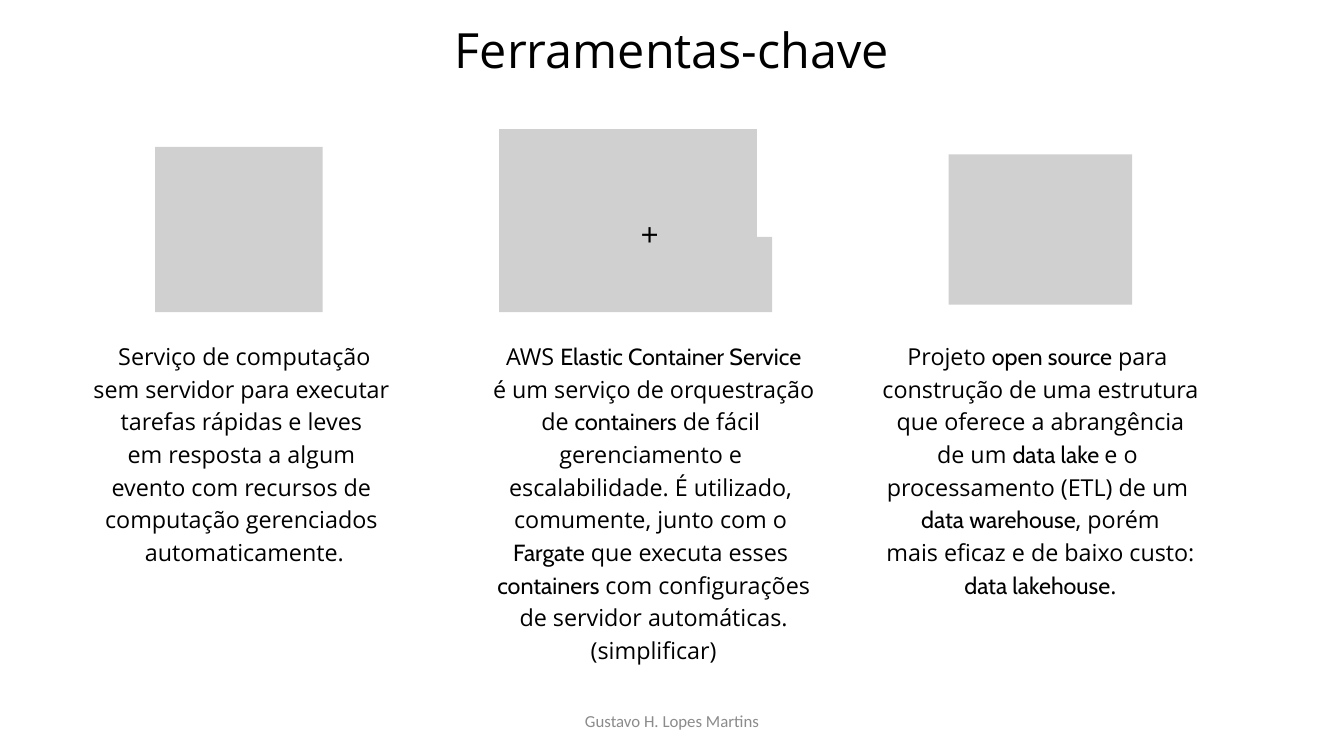
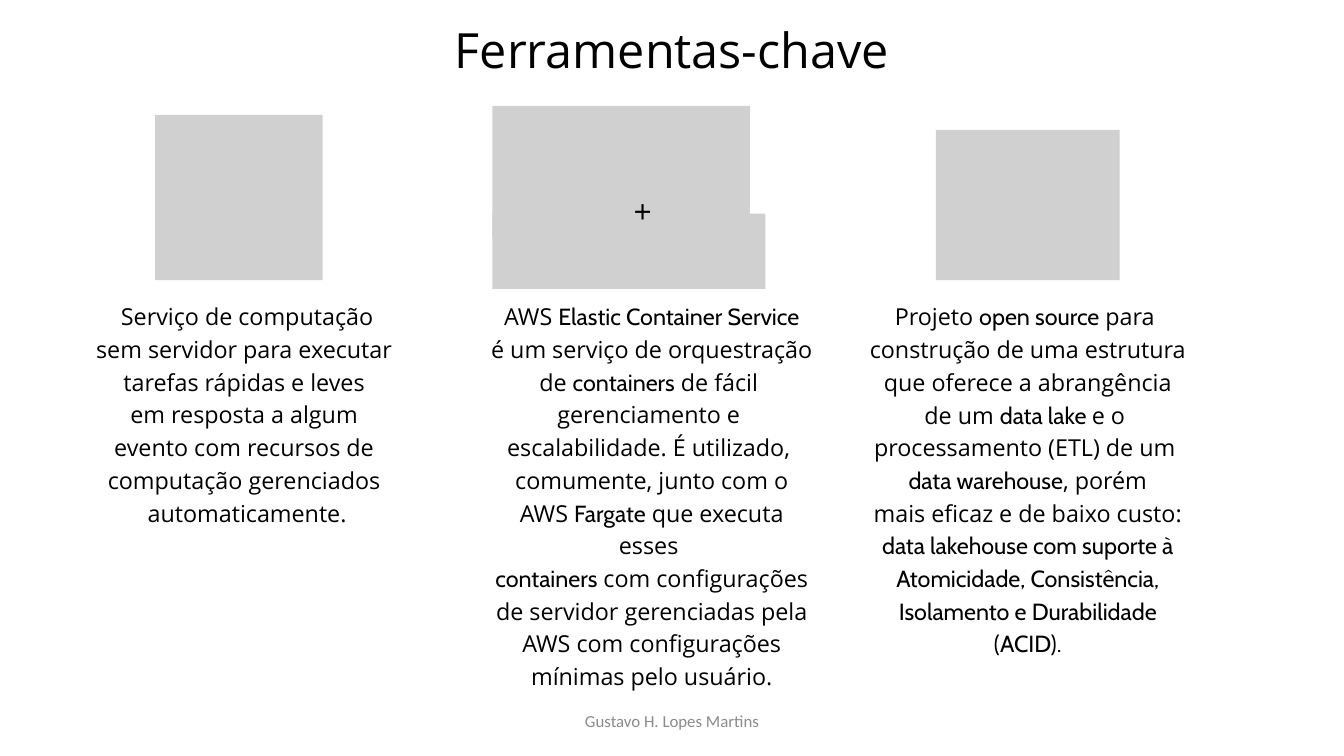
Before and after one commit to Gustavo-H-Martins/desafio_panvel-data_engineer, a slide deck: slide 3 of docs/Projeto_Data_Lake.pptx. Drawn at 1344x756 pixels with LibreOffice and Linux fonts; fonts in the diff are those of the drawing; grey boxes stand for pictures. Boxes give left, top, right and bottom in pixels: in the first picture for what was removed or moved away, otherwise in the second. Text is boxed around its words. In the diff, an @@ line names an element or a change of style, - is before the commit and + after.

```diff
--- a/docs/Projeto_Data_Lake.pptx
+++ b/docs/Projeto_Data_Lake.pptx
@@ picture: place and size @@
-picture at bbox=[155, 147, 323, 312]
+picture at bbox=[155, 115, 323, 280]
@@ picture: place and size @@
-picture at bbox=[949, 155, 1132, 305]
+picture at bbox=[936, 130, 1120, 280]
@@ 2 pictures, 1 text: place and size @@
-2 pictures, 1 text at bbox=[499, 129, 772, 312]
+2 pictures, 1 text at bbox=[493, 106, 765, 289]
@@ text "Serviço de computação": place and size @@
-text "Serviço de computação" at bbox=[93, 347, 389, 562]
+text "Serviço de computação" at bbox=[96, 307, 391, 523]
@@ text "AWS Elastic Container Service": place and size @@
-text "AWS Elastic Container Service" at bbox=[493, 347, 814, 665]
+text "AWS Elastic Container Service" at bbox=[491, 307, 812, 691]
@@ text "Projeto open source para": place and size @@
-text "Projeto open source para" at bbox=[882, 348, 1199, 595]
+text "Projeto open source para" at bbox=[870, 308, 1186, 656]
@@ text at bbox=[515, 472, 788, 555]: text changed @@
-comumente, junto com o
-Fargate que executa esses
+comumente, junto com o AWS Fargate que executa esses
@@ text at bbox=[882, 536, 1173, 656]: text changed @@
-data lakehouse.
+data lakehouse com suporte à Atomicidade, Consistência, Isolamento e Durabilidade (ACID).
@@ text at bbox=[496, 602, 807, 691]: text changed @@
-de servidor automáticas.
-(simplificar)
+de servidor gerenciadas pela AWS com configurações mínimas pelo usuário.
```
Also in this commit, not shown: 2 other slides changed.
